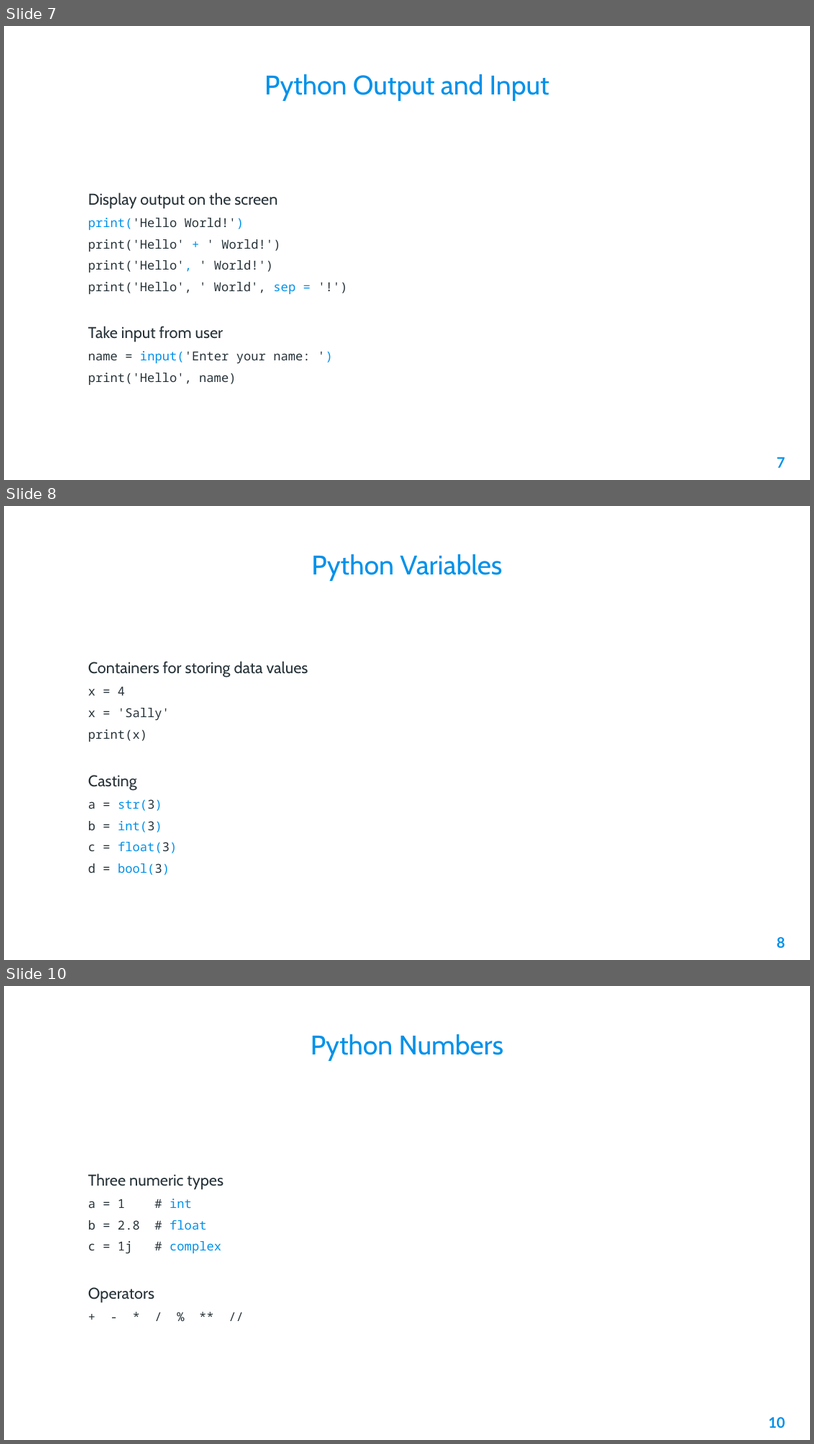
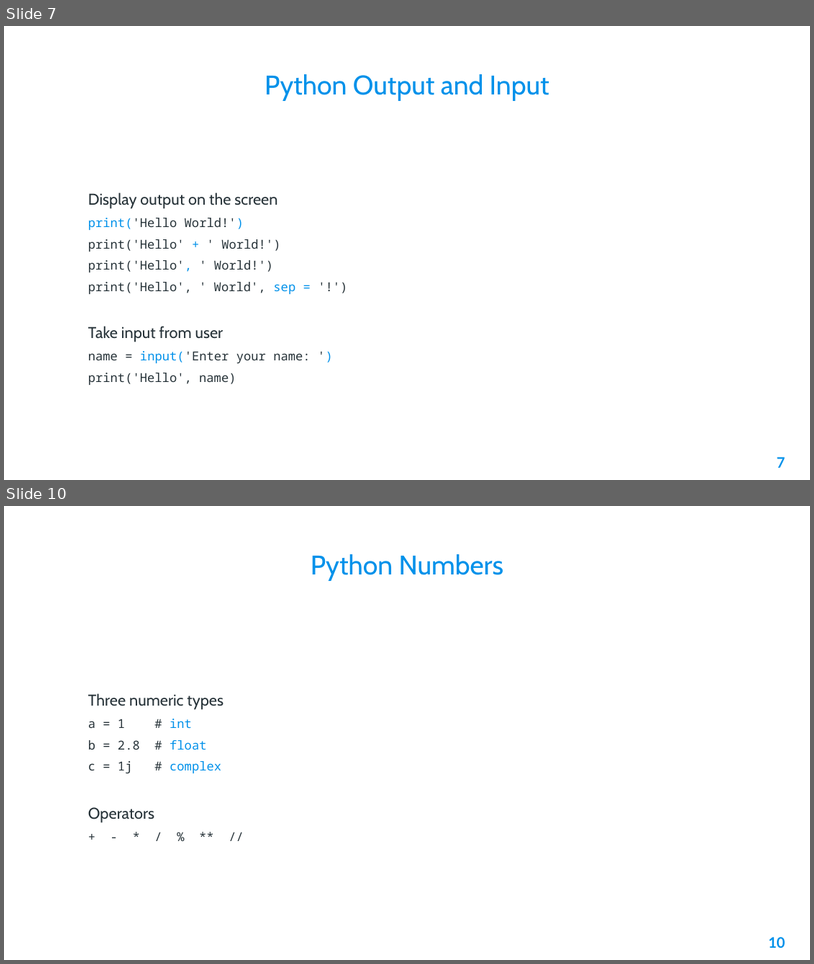
Before and after one commit to AleeRezaa/learn-python, a slide deck: Python.pptx. Shown one above the other, each under a label of ours: slides 7, 8 and 10 before the commit, slides 7 and 10 after it; the slides between them are not shown. The pictures are 814x1444 and 814x964 pixels, drawn with LibreOffice and Linux fonts; fonts in the diff are those of the drawing; background and template pictures are left out. Boxes give left, top, right and bottom in pixels: in the first picture for what was removed or moved away, otherwise in the second. Text is boxed around its words. In the diff, an @@ line names an element or a change of style, - is before the commit and + after.

```diff
--- a/Python.pptx
+++ b/Python.pptx
@@ slide 8 removed at (4,506,810,960), background picture (left out) @@
@@ title removed at (311,554,502,581) @@
-Python Variables
@@ text removed at (88,661,309,875) @@
-Containers for storing data values
-x = 4
-x = 'Sally'
-print(x)
-Casting
-a = str(3)
-b = int(3)
-c = float(3)
-d = bool(3)
@@ page number removed at (777,937,786,947) @@
-8
```
Also in this commit, not shown: 10 slides changed, 1 slide added, 2 other slides removed.
